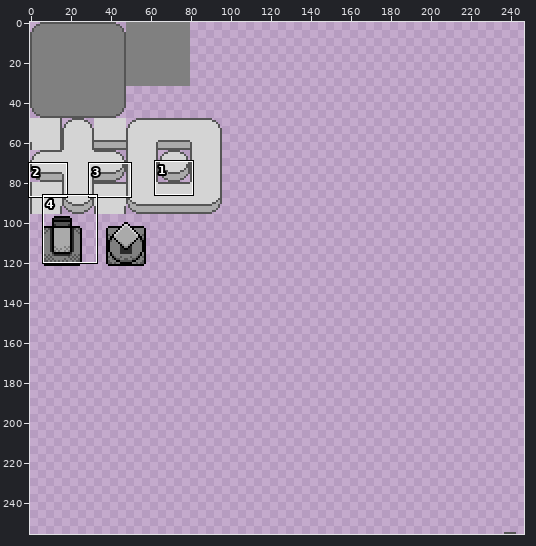
Pixel-art file: resource/image/tileset.ase. Above, an overview of the earlier version with the close-up marked.
Close-up. The starting point:
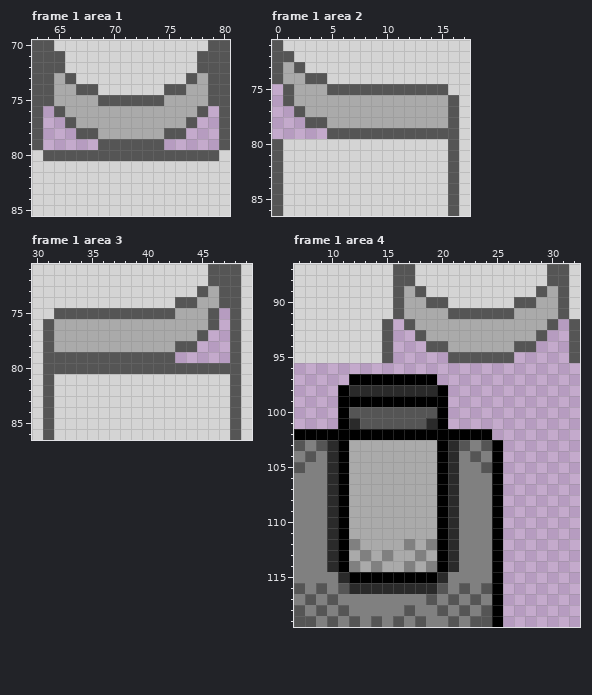
288x256 pixels, 1 frame. Shown: frame 1 area 1: x 63..80, y 70..85; frame 1 area 2: x 0..17, y 71..86; frame 1 area 3: x 30..49, y 71..86; frame 1 area 4: x 7..32, y 87..119. The wide view leaves out empty margins. The commit also changed other frames or places, which this record leaves out.
The result:
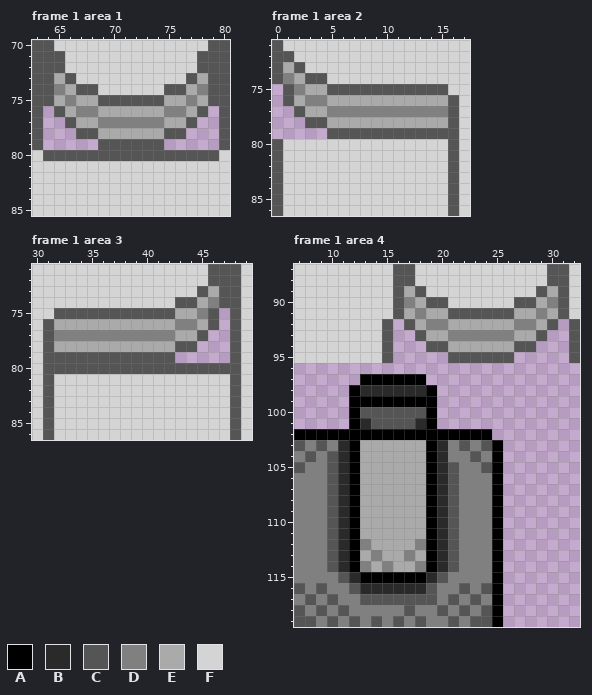
Palette (. is transparent): A #000000  B #2a2a2a  C #555555  D #808080  E #aaaaaa  F #d4d4d4
Diff:
Frame 1 area 1, layer "feature":
y 74: x 65 E -> D; x 78 E -> D
y 75: x 66 E -> D; x 77 E -> D
y 76: x 67..68 EE -> DD; x 75..76 EE -> DD
y 77: x 69..74 EEEEEE -> DDDDDD
Frame 1 area 2, layer "feature":
y 74: x 1 E -> D
y 75: x 2 E -> D
y 76: x 3..4 EE -> DD
y 77: x 5..15 EEEEEEEEEEE -> DDDDDDDDDDD
Frame 1 area 3, layer "feature":
y 74: x 46 E -> D
y 75: x 45 E -> D
y 76: x 43..44 EE -> DD
y 77: x 32..42 EEEEEEEEEEE -> DDDDDDDDDDD
Frame 1 area 4, layers "feature", "base":
y 90: x 17 E -> D; x 30 E -> D
y 91: x 18 E -> D; x 29 E -> D
y 92: x 19..20 EE -> DD; x 27..28 EE -> DD
y 93: x 21..26 EEEEEE -> DDDDDD
y 97: x 12 A -> .; x 19 A -> .
y 98: x 11..12 AB -> .A; x 19..20 BA -> A.
y 99: x 11 A -> .; x 20 A -> .
y 100: x 11..12 AC -> .A; x 19..20 CA -> A.
y 101: x 11..13 ABC -> .AB; x 18..20 CBA -> BA.
y 103: x 10..12 BAE -> DBA; x 19..21 EAB -> ABD
y 104: x 10..12 BAE -> CBA; x 19..21 EAB -> ABD
y 105..111: x 10..12 BAE -> CBA; x 19..21 EAB -> ABC
y 112: x 10..13 BADE -> CBAD; x 17..21 DEDAB -> EDABC
y 113: x 10..15 BAEDED -> CBAEDE; x 17..21 EDEAB -> DEABC
y 114: x 10..15 BADEDE -> CBADED; x 17..21 DEDAB -> EDABC
y 115: x 11..12 BA -> CB; x 19..20 AB -> BC
y 116: x 11..12 CB -> DC; x 19..20 BC -> CD
y 117: x 13..18 DDDDDD -> CCCCCC
Where, in picture pixels (left, top, right, bottom), the same in both close-ups:
changed: (54, 84, 208, 128)
changed: (283, 73, 448, 117)
changed: (54, 297, 219, 341)
changed: (327, 297, 558, 605)
